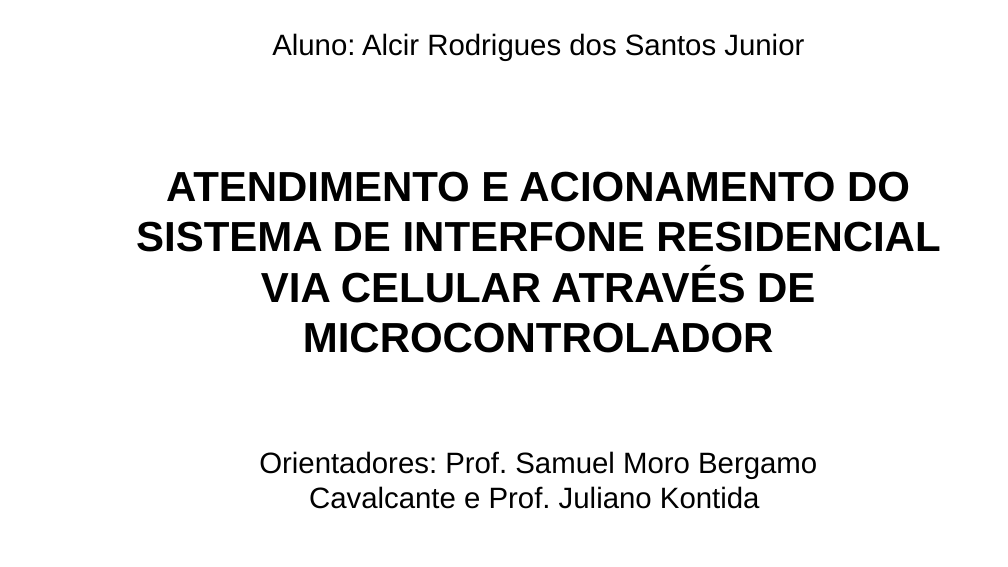
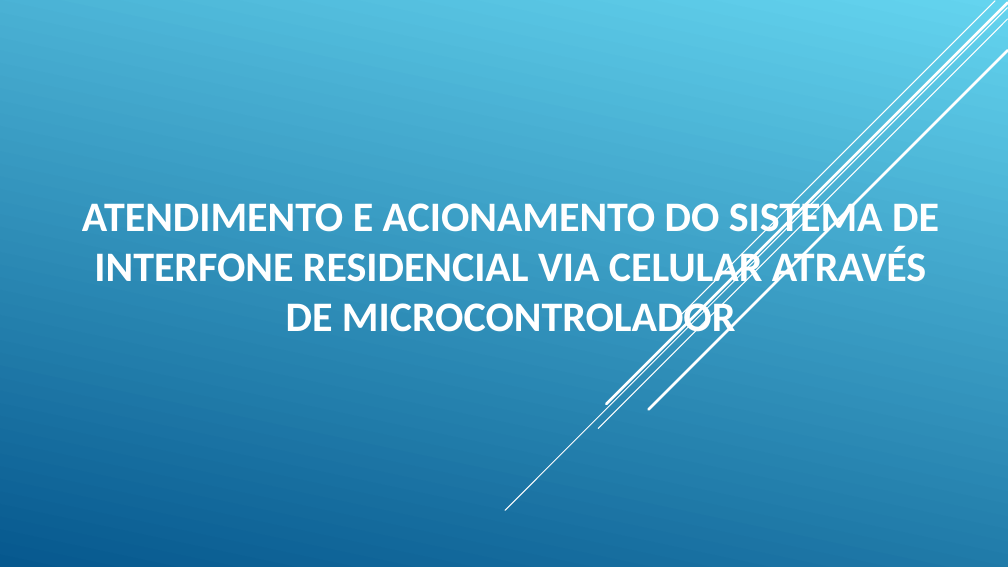
Before and after one commit to rsalcir/tcc-eng-comp, a slide deck: slide 1 of Documentos/TCC 2/Apresentação TCC.ppt. Drawn at 1008x567 pixels with LibreOffice and Linux fonts; fonts in the diff are those of the drawing. Boxes give left, top, right and bottom in pixels: in the first picture for what was removed or moved away, otherwise in the second. Text is boxed around its words. In the diff, an @@ line names an element or a change of style, - is before the commit and + after.

```diff
--- a/Documentos/TCC 2/Apresentação TCC.ppt
+++ b/Documentos/TCC 2/Apresentação TCC.ppt
@@ background #FFFFFF to gradient #64D4EF to #06588E @@
@@ line added from (1007, 8) to (505, 510), #FFFFFF 0.99 pt @@
@@ line added from (1007, 19) to (598, 428), #FFFFFF 0.99 pt @@
@@ line added from (1007, 2) to (606, 404), #FFFFFF 2.49 pt @@
@@ line added from (994, 1) to (680, 316), #FFFFFF 0.99 pt @@
@@ text removed at box(272, 33, 804, 61) @@
-Aluno: Alcir Rodrigues dos Santos Junior
@@ line added from (1007, 51) to (648, 410), #FFFFFF 2.49 pt @@
@@ text "ATENDIMENTO E ACIONAMENTO DO SISTEMA ...": place and size @@
-text "ATENDIMENTO E ACIONAMENTO DO SISTEMA ..." at box(136, 171, 940, 353)
+text "ATENDIMENTO E ACIONAMENTO DO SISTEMA ..." at box(82, 196, 939, 342)
@@ text "ATENDIMENTO E ACIONAMENTO DO SISTEMA ..." at box(82, 196, 939, 342): font Arial to Calibri, text colour #000000 to #FFFFFF @@
@@ text removed at box(259, 451, 817, 509) @@
-Orientadores: Prof. Samuel Moro Bergamo Cavalcante e Prof. Juliano Kontida
```
Also in this commit, not shown: 6 other slides changed, 4 slides added, 2 slides removed, 5 other files.
